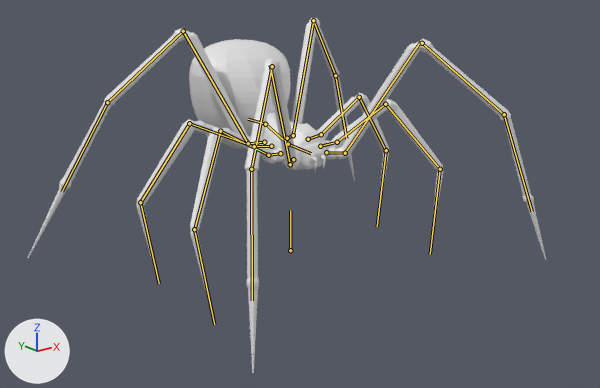
Renders of the FBX model Assets/Resources/Meshes/Creatures/Spider/Spider_Animated.fbx from each side of a commit.
Before and after are seen from a camera (50 mm lens) standing at (-11.37, -15.36, 7.18) and looking at (-0.14, -1.33, 1.57). Lighting does not change. The marker at lower left points along +X, +Y and +Z. The bones that bend it are drawn over the model as lines.

Names of what the first picture shows: 'Spider'.
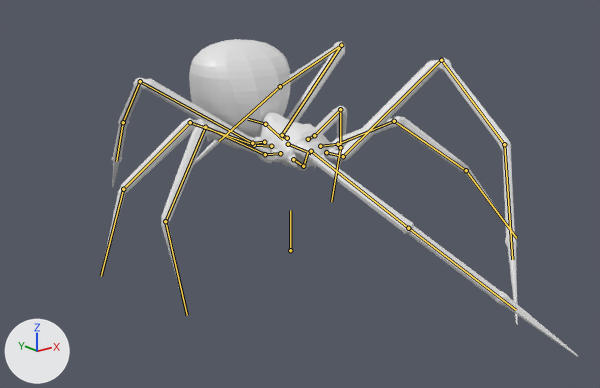
The newer file adds an action. The first version stands in its rest pose; the second is drawn at frame 19 of the action 'Armature|SpiderWalkLeanLeft'.

Pixel boxes [x1, y1, x2, y2] of what changed, in the pictures (600 x 388 px):
'Spider', posed (8% narrower, 10% shorter): before [28, 18, 546, 373]; after [101, 39, 578, 357]
bone 'Leg1Seg1.R', root to tip: before (293, 159) to (290, 164); after (293, 159) to (303, 166)
bone 'Leg1Seg2.R', root to tip: before (290, 164) to (270, 65); after (303, 166) to (308, 152)
bone 'Leg1Seg3.R', root to tip: before (272, 66) to (251, 169); after (311, 151) to (408, 228)
bone 'Leg1Seg4.R', root to tip: before (251, 169) to (252, 300); after (408, 228) to (516, 310)
bone 'Leg2Seg1.R', root to tip: before (280, 153) to (268, 155); after (280, 153) to (265, 154)
bone 'Leg2Seg1.L', root to tip: before (320, 146) to (337, 142); after (320, 146) to (338, 144)
bone 'Leg2Seg2.L', root to tip: before (337, 142) to (385, 104); after (338, 144) to (394, 121)
bone 'Leg2Seg3.L', root to tip: before (385, 104) to (440, 169); after (394, 121) to (466, 170)
bone 'Leg2Seg4.L', root to tip: before (440, 169) to (430, 254); after (466, 170) to (516, 238)
bone 'Leg1Seg1.L', root to tip: before (326, 152) to (345, 153); after (326, 152) to (343, 156)
bone 'Leg3Seg1.R', root to tip: before (271, 146) to (254, 146); after (271, 146) to (254, 145)
bone 'Leg3Seg2.R', root to tip: before (254, 146) to (189, 123); after (254, 145) to (190, 122)
bone 'Leg3Seg3.R', root to tip: before (189, 123) to (140, 202); after (190, 122) to (123, 189)
bone 'Leg3Seg4.R', root to tip: before (140, 202) to (159, 283); after (123, 189) to (101, 276)
bone 'Leg4Seg1.R', root to tip: before (264, 142) to (248, 143); after (264, 142) to (252, 143)
bone 'Leg4Seg2.R', root to tip: before (248, 143) to (183, 31); after (252, 143) to (140, 81)
bone 'Leg4Seg3.R', root to tip: before (183, 31) to (107, 102); after (140, 81) to (123, 122)
bone 'Leg4Seg4.R', root to tip: before (107, 102) to (62, 191); after (123, 122) to (116, 161)
bone 'Leg3Seg1.L', root to tip: before (308, 139) to (321, 134); after (308, 139) to (314, 135)
bone 'Leg3Seg2.L', root to tip: before (321, 134) to (359, 97); after (314, 135) to (340, 109)
bone 'Leg3Seg3.L', root to tip: before (359, 97) to (386, 150); after (340, 109) to (340, 147)
bone 'Leg3Seg4.L', root to tip: before (386, 150) to (377, 226); after (340, 147) to (331, 201)
bone 'Leg4Seg1.L', root to tip: before (287, 138) to (293, 135); after (287, 138) to (282, 135)
bone 'Leg4Seg2.L', root to tip: before (293, 135) to (313, 20); after (282, 135) to (341, 45)
bone 'Leg4Seg3.L', root to tip: before (313, 20) to (335, 75); after (341, 45) to (280, 86)
bone 'Leg4Seg4.L', root to tip: before (335, 75) to (346, 138); after (280, 86) to (219, 141)

The change in detail:
Bone 'Leg1Seg1.R' (bone_leg1seg1_r) turns from (0, 0, 0) to (48, 30, 38) degrees about its own x, y and z.
Bone 'Leg1Seg2.R' (bone_leg1seg2_r) turns from (0, 0, 0) to (7, -1, 8) degrees about its own x, y and z.
Bone 'Leg1Seg3.R' (bone_leg1seg3_r) turns from (0, 0, 0) to (11, 2, -17) degrees about its own x, y and z.
Bone 'Leg1Seg4.R' (bone_leg1seg4_r) turns from (0, 0, 0) to (15, 2, -12) degrees about its own x, y and z.
Bone 'Leg2Seg1.R' (bone_leg2seg1_r) turns from (0, 0, 0) to (-14, -3, 0) degrees about its own x, y and z.
Bone 'Leg2Seg1.L' (bone_leg2seg1_l) turns from (0, 0, 0) to (6, -9, -5) degrees about its own x, y and z.
Bone 'Leg2Seg2.L' (bone_leg2seg2_l) turns from (0, 0, 0) to (3, 1, -10) degrees about its own x, y and z.
Bone 'Leg2Seg3.L' (bone_leg2seg3_l) turns from (0, 0, 0) to (1, 1, 28) degrees about its own x, y and z.
Bone 'Leg2Seg4.L' (bone_leg2seg4_l) turns from (0, 0, 0) to (8, -2, 27) degrees about its own x, y and z.
Bone 'Leg1Seg1.L' (bone_leg1seg1_l) turns from (0, 0, 0) to (-30, -29, 22) degrees about its own x, y and z.
Bone 'Leg3Seg1.R' (bone_leg3seg1_r) turns from (0, 0, 0) to (0, -3, -5) degrees about its own x, y and z.
Bone 'Leg3Seg2.R' (bone_leg3seg2_r) turns from (0, 0, 0) to (-1, 0, 5) degrees about its own x, y and z.
Bone 'Leg3Seg3.R' (bone_leg3seg3_r) turns from (0, 0, 0) to (0, 1, -14) degrees about its own x, y and z.
Bone 'Leg3Seg4.R' (bone_leg3seg4_r) turns from (0, 0, 0) to (1, 0, -14) degrees about its own x, y and z.
Bone 'Leg4Seg1.R' (bone_leg4seg1_r) turns from (0, 0, 0) to (-47, -19, 36) degrees about its own x, y and z.
Bone 'Leg4Seg2.R' (bone_leg4seg2_r) turns from (0, 0, 0) to (-4, 0, 8) degrees about its own x, y and z.
Bone 'Leg4Seg3.R' (bone_leg4seg3_r) turns from (0, 0, 0) to (-6, 0, -13) degrees about its own x, y and z.
Bone 'Leg4Seg4.R' (bone_leg4seg4_r) turns from (0, 0, 0) to (-9, -1, -8) degrees about its own x, y and z.
Bone 'Leg3Seg1.L' (bone_leg3seg1_l) turns from (0, 0, 0) to (-24, 13, -12) degrees about its own x, y and z.
Bone 'Leg3Seg2.L' (bone_leg3seg2_l) turns from (0, 0, 0) to (-1, 0, -8) degrees about its own x, y and z.
Bone 'Leg3Seg3.L' (bone_leg3seg3_l) turns from (0, 0, 0) to (1, -1, 21) degrees about its own x, y and z.
Bone 'Leg3Seg4.L' (bone_leg3seg4_l) turns from (0, 0, 0) to (-4, 1, 22) degrees about its own x, y and z.
Bone 'Leg4Seg1.L' (bone_leg4seg1_l) turns from (0, 0, 0) to (-49, 30, -31) degrees about its own x, y and z.
Bone 'Leg4Seg2.L' (bone_leg4seg2_l) turns from (0, 0, 0) to (2, 0, 7) degrees about its own x, y and z.
Bone 'Leg4Seg3.L' (bone_leg4seg3_l) turns from (0, 0, 0) to (2, 0, -10) degrees about its own x, y and z.
Bone 'Leg4Seg4.L' (bone_leg4seg4_l) turns from (0, 0, 0) to (2, 0, -8) degrees about its own x, y and z.
